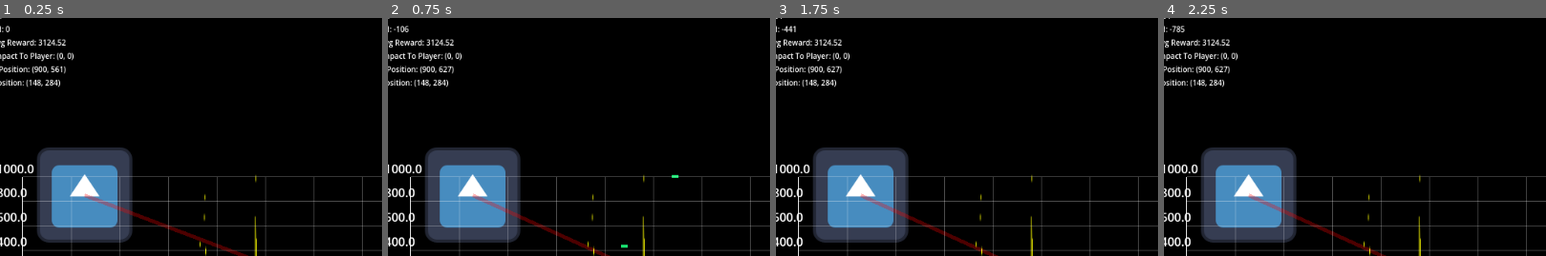
Above: before the commit, frames 1-4 (left to right).
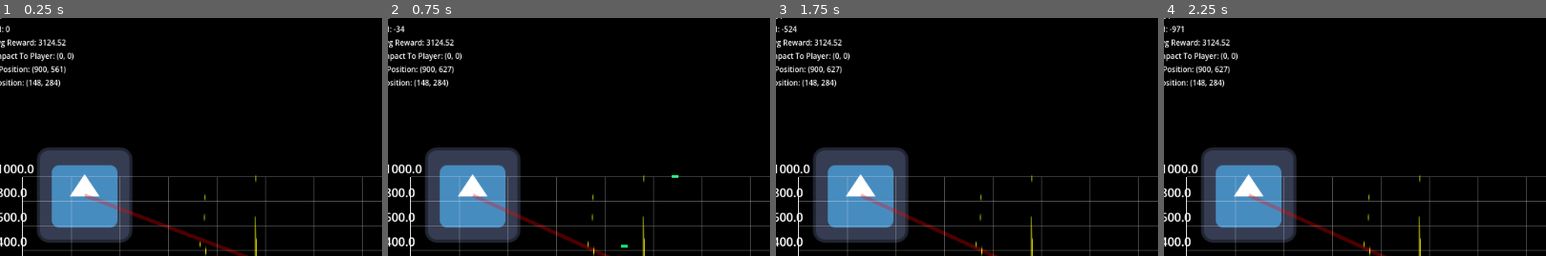
Above: after the commit, the same moments.

Repository: ElTomyDev/jueguito-para-los-pibardos-2
Game: Godot game, scene res://assets/scenes/worlds/level_1.tscn
The game is run twice, just before and just after one commit, with the same random seed, the same clock (stepped at 60 frames per second) and the same inputs. The engine's default icon, where the game draws it, is replaced by a stand-in: a white triangle on a blue panel in a dark square.
Inputs (mouse positions are % of the whole screen's width and height, from its top left):
- Up to frame 1 (0.25 s): no input
- Up to frame 2 (0.75 s): tap Enter at 0.5 s; move the mouse to (72, 45) at 0.52 s; press the mouse at (72, 45) at 0.53 s; hold Right (g_right) from 0.53 s (still down)
- Up to frame 3 (1.75 s): move the mouse to (30, 55) at 1.27 s; release Right (g_right) at 1.28 s; release the mouse at (30, 55) at 1.28 s; hold Down (g_down) from 1.28 s (still down); tap M (is_automatic_player) at 1.35 s; click (30, 55) at 1.55 s
- Up to frame 4 (2.25 s): move the mouse to (60, 28) at 2.02 s; release Down (g_down) at 2.03 s; press the mouse at (60, 28) at 2.03 s; hold Right (g_right) from 2.03 s (still down)
The pictures show only the part of the screen within x 3-53%, y 7-57%; the shares and areas given below are measured in that part.

Frame 1 is identical in both runs. In frame 2, less than 0.1% of the frame differs, in the area x 2-6%, y 3-6%; in frame 3, less than 0.1%; in frame 4, less than 0.1%.

Commit message:
Cambios en algunos ajustes

Diff:
--- a/assets/scripts/characters/boss/boss_controller.gd
+++ b/assets/scripts/characters/boss/boss_controller.gd
@@ -114,7 +114,6 @@
 	var dist_to_player  = 1.0
 	var dist_to_mouse: float = 1.0
 	var angle_to_player_raw: float = 0.0  # ángulo directo al jugador, normalizado
-	var angle_offset_norm: float = 0.0    # diferencia entre su shot_angle y el ángulo ideal
 	var player_vel       = Vector2.ZERO
 	var rel_vel          = Vector2.ZERO
 	var time_since_last: float
@@ -126,8 +125,6 @@
 		)
 		var to_player = (near_player.global_position - global_position).angle()
 		angle_to_player_raw = to_player / PI  # normalizado [-1, 1]
-		# Diferencia entre donde apunta y donde debería apuntar (el error de aim)
-		angle_offset_norm = wrapf(shot_angle - to_player, -PI, PI) / PI
 		player_vel  = near_player.velocity.normalized()
 		rel_vel     = near_player.velocity - velocity
 
@@ -176,7 +173,6 @@
 		health / max_health,
 		dist_to_player,
 		angle_to_player_raw,
-		angle_offset_norm,
 		rel_vel.x / max_speed,
 		rel_vel.y / max_speed,
 		player_vel.x,
--- a/assets/scripts/globals/global_const.gd
+++ b/assets/scripts/globals/global_const.gd
@@ -1,6 +1,6 @@
 extends Node
 
-const INPUTS: int = 38
+const INPUTS: int = 37
 
 const MAX_STEP_FOR_EPISODE: int = 5000
 
--- a/assets/scripts/simulation_manager.gd
+++ b/assets/scripts/simulation_manager.gd
@@ -23,7 +23,7 @@
 const R_DAMAGE_TAKEN_MAX   : float = -135.0
 const R_DODGE_DISTANCE_MIN : float = 60.0
 const R_DODGE_DISTANCE_MAX : float = 500.0
-const R_ACTIVE_DODGE_GAIN   : float = 0.4   # por cada unidad de distancia que se aleja
+const R_ACTIVE_DODGE_GAIN   : float = -0.4   # por cada unidad de distancia que se aleja
 const R_ACTIVE_DODGE_MAX    : float = 20.0  # máx por bala por frame (evita explotar)
 const R_PASSIVE_DODGE       : float = 0.5   # mantener una pequeña recompensa si la bala desaparece (por si acaso)
 
@@ -34,7 +34,7 @@
 
 # --- Inactividad ---
 const R_IDLE_PENALTY       : float = -0.15
-const IDLE_STREAK_THRESHOLD: int   = 60
+const IDLE_STREAK_THRESHOLD: int   = 20
 
 # NN
 var nn_client: NNClient
@@ -62,7 +62,6 @@
 	if not GlobalVars.players.is_empty() and is_instance_valid(GlobalVars.players[0]):
 		if Input.is_action_just_pressed("is_automatic_player"):
 			GlobalVars.players[0].is_automatic = !GlobalVars.players[0].is_automatic
-
 
 func _physics_process(_delta: float) -> void:
 	if is_resetting: return
@@ -127,14 +126,10 @@
 			# Si no ha impactado todavía
 			if not curr_hit and not prev_hit and curr_dist < R_DODGE_DISTANCE_MAX:
 				var dist_change = prev_dist - curr_dist   # positiva si se acerca, negativa si se aleja
-				if dist_change < 0:  # se está alejando
+				if dist_change > 0:  # se está acercando
 					var danger_factor = clamp(1.0 - (curr_dist / R_DODGE_DISTANCE_MAX), 0.0, 1.0)
 					var active_reward = clamp(abs(dist_change) * R_ACTIVE_DODGE_GAIN * (1.0 + danger_factor), 0.0, R_ACTIVE_DODGE_MAX)
 					reward += active_reward
-				if dist_change > 0:
-					var danger_factor = clamp(1.0 - (curr_dist / R_DODGE_DISTANCE_MAX), 0.0, 1.0)
-					var active_reward = clamp(abs(dist_change) * R_ACTIVE_DODGE_GAIN * (1.0 + danger_factor), 0.0, R_ACTIVE_DODGE_MAX)
-					reward -= active_reward/2
 		else:
 			# La bala desapareció este frame: recompensa pasiva (opcional, pero baja)
 			if not prev_hit and prev_dist < R_DODGE_DISTANCE_MAX and prev_dist > R_DODGE_DISTANCE_MIN:
@@ -224,7 +219,7 @@
 func _get_inputs_for_nn() -> Array:
 	var inputs: Array = []
 	if not is_instance_valid(GlobalVars.boss):
-		for _i in range(33): inputs.append(0.0)
+		for _i in range(32): inputs.append(0.0)
 		return inputs
 
 	inputs.append_array(GlobalVars.boss.get_inputs())  # 35 floats
Not shown, changed: assets/scripts/train_server.py
